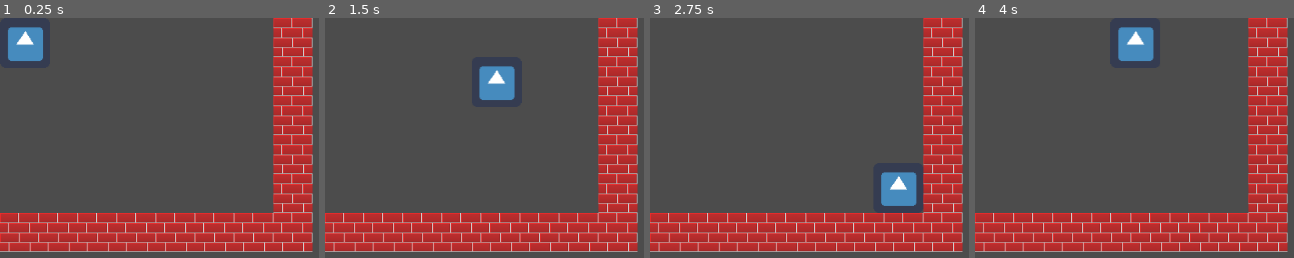
Above: before the commit, frames 1-4 (left to right).
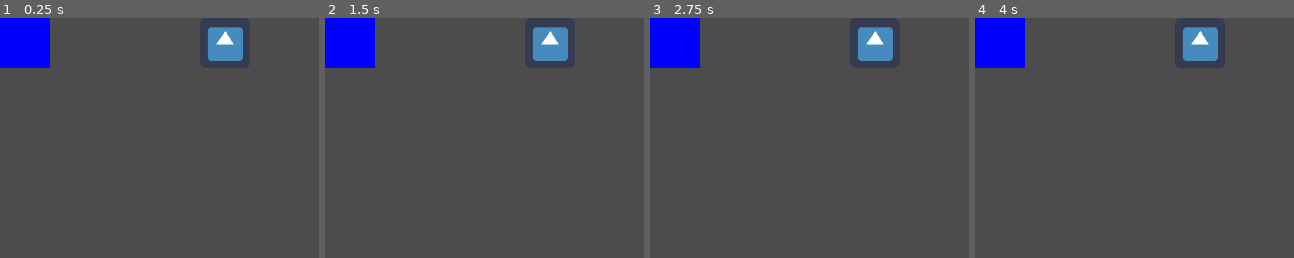
Above: after the commit, the same moments.

Repository: juckso/ICgame
Game: Godot game, scene res://scenes/starter-scene.tscn
Same seed, same stepped clock (60 frames per second), same inputs: the game is played once before the commit and once after it. The engine's default icon, where the game draws it, is replaced by a stand-in: a white triangle on a blue panel in a dark square.
Inputs (mouse positions are in pixels of both pictures, inside the frame that each line leads up to):
- Up to frame 1 (0.25 s): no input
- Up to frame 2 (1.5 s): tap Enter at 0.5 s; move the mouse to (outside the picture) at 0.52 s; press the mouse at (outside the picture) at 0.53 s; hold Right (ui_right) 0.53-1.28 s; move the mouse to (outside the picture) at 1.27 s; release the mouse at (outside the picture) at 1.28 s; hold Down (ui_down) from 1.28 s (still down); click (outside the picture) at 1.35 s
- Up to frame 3 (2.75 s): move the mouse to (outside the picture) at 2.02 s; release Down (ui_down) at 2.03 s; press the mouse at (outside the picture) at 2.03 s; hold Right (ui_right) from 2.03 s (still down)
- Up to frame 4 (4 s): tap Space at 2.75 s; move the mouse to (outside the picture) at 2.77 s; release Right (ui_right) at 2.78 s; release the mouse at (outside the picture) at 2.78 s; hold Up (ui_up) 2.78-3.53 s; click (outside the picture) at 2.85 s; move the mouse to (outside the picture) at 3.52 s; press the mouse at (outside the picture) at 3.53 s; hold Left (ui_left) from 3.53 s (still down)

The runs differ from the first frame. In frame 1, 31% of the frame differs, in the area x 0-99%, y 0-98%; in frame 2, 33%; in frame 3, 33%; in frame 4, 33%.

Commit message:
scratch previous and overhall but not ready

Diff:
--- /dev/null
+++ b/dumb.gd
@@ -0,0 +1,14 @@
+extends Control
+
+# class member variables go here, for example:
+# var a = 2
+# var b = "textvar"
+
+func _ready():
+	# Called every time the node is added to the scene.
+	# Initialization here
+	pass
+
+func _draw():
+	draw_rect(Rect2(0, 0, 64, 64), Color(0,0,1), true)
+	pass
--- a/project.godot
+++ b/project.godot
@@ -14,6 +14,11 @@
 run/main_scene="res://scenes/starter-scene.tscn"
 config/icon="res://icon.png"
 
+[input]
+
+ui_click=[ Object(InputEventMouseButton,"resource_local_to_scene":false,"resource_name":"","device":0,"alt":false,"shift":false,"control":false,"meta":false,"command":false,"button_mask":0,"position":Vector2( 0, 0 ),"global_position":Vector2( 0, 0 ),"factor":1.0,"button_index":1,"pressed":false,"doubleclick":false,"script":null)
+ ]
+
 [rendering]
 
 environment/default_environment="res://default_env.tres"
--- /dev/null
+++ b/scenes/Dungeon_Master.gd
@@ -0,0 +1,36 @@
+extends Node2D
+
+const Grid = preload("res://scripts/Grid.gd")
+const Player_Character = preload("res://scripts/Player_Character.gd")
+
+var board
+var players
+
+var turn
+var curr_player_idx
+
+func _ready():
+	board = null
+	players = []
+	for child in get_children():
+		if child is Grid and board == null:
+			board = child
+		elif child is Player_Character:
+			child.set_dungeon_master(self)
+			players.append(child)
+
+	turn = 0
+	curr_player_idx = 0
+	players[curr_player_idx].new_turn(turn)
+	set_process(true)
+
+func _process(delta):
+	if players[curr_player_idx].current_turn():
+		players[curr_player_idx].exit_turn()
+		curr_player_idx = (curr_player_idx + 1) % players.size()
+		if(curr_player_idx == 0):
+			turn += 1
+		players[curr_player_idx].new_turn(turn)
+
+func get_board():
+	return board
--- /dev/null
+++ b/scenes/piece-scene.tscn
@@ -0,0 +1,15 @@
+[gd_scene load_steps=3 format=2]
+
+[ext_resource path="res://scripts/Piece.gd" type="Script" id=1]
+[ext_resource path="res://icon.png" type="Texture" id=2]
+
+[node name="Piece" type="Node2D"]
+
+script = ExtResource( 1 )
+player_character_path = null
+
+[node name="Sprite" type="Sprite" parent="." index="0"]
+
+texture = ExtResource( 2 )
+centered = false
+_sections_unfolded = [ "Offset" ]
--- a/scenes/player-scene.tscn
+++ b/scenes/player-scene.tscn
@@ -1,30 +1,79 @@
-[gd_scene load_steps=4 format=2]
+[gd_scene load_steps=2 format=2]
 
 [ext_resource path="res://scripts/Player.gd" type="Script" id=1]
-[ext_resource path="res://icon.png" type="Texture" id=2]
 
-[sub_resource type="RectangleShape2D" id=1]
+[node name="Player" type="Control"]
 
-custom_solver_bias = 0.0
-extents = Vector2( 32, 32 )
+anchor_left = 0.0
+anchor_top = 0.0
+anchor_right = 0.0
+anchor_bottom = 0.0
+rect_pivot_offset = Vector2( 0, 0 )
+mouse_filter = 0
+size_flags_horizontal = 1
+size_flags_vertical = 1
+script = ExtResource( 1 )
 
-[node name="Player" type="KinematicBody2D" index="0"]
+[node name="MarginConatiner" type="MarginContainer" parent="." index="0"]
 
-input_pickable = true
-collision_layer = 1
-collision_mask = 1
-collision/safe_margin = 0.08
-script = ExtResource( 1 )
-speed = 250
+anchor_left = 0.0
+anchor_top = 0.0
+anchor_right = 0.0
+anchor_bottom = 0.0
+margin_right = 40.0
+margin_bottom = 40.0
+rect_pivot_offset = Vector2( 0, 0 )
+mouse_filter = 0
+size_flags_horizontal = 1
+size_flags_vertical = 1
 
-[node name="Sprite" type="Sprite" parent="." index="0"]
+[node name="HBoxContainer" type="HBoxContainer" parent="MarginConatiner" index="0"]
 
-texture = ExtResource( 2 )
-centered = false
-_sections_unfolded = [ "Offset" ]
+anchor_left = 0.0
+anchor_top = 0.0
+anchor_right = 0.0
+anchor_bottom = 0.0
+margin_left = 8.0
+margin_right = 40.0
+margin_bottom = 40.0
+rect_pivot_offset = Vector2( 0, 0 )
+mouse_filter = 1
+size_flags_horizontal = 1
+size_flags_vertical = 1
+alignment = 0
 
-[node name="CollisionShape2D" type="CollisionShape2D" parent="." index="1"]
+[node name="Label" type="Label" parent="MarginConatiner/HBoxContainer" index="0"]
 
-position = Vector2( 32, 32 )
-shape = SubResource( 1 )
-_sections_unfolded = [ "Transform" ]
+anchor_left = 0.0
+anchor_top = 0.0
+anchor_right = 0.0
+anchor_bottom = 0.0
+margin_top = 13.0
+margin_right = 28.0
+margin_bottom = 27.0
+rect_pivot_offset = Vector2( 0, 0 )
+mouse_filter = 2
+size_flags_horizontal = 1
+size_flags_vertical = 4
+text = "Turn"
+percent_visible = 1.0
+lines_skipped = 0
+max_lines_visible = -1
+
+[node name="PopupMenu" type="PopupMenu" parent="." index="1"]
+
+visible = false
+anchor_left = 0.0
+anchor_top = 0.0
+anchor_right = 0.0
+anchor_bottom = 0.0
+margin_right = 20.0
+margin_bottom = 20.0
+rect_pivot_offset = Vector2( 0, 0 )
+mouse_filter = 0
+size_flags_horizontal = 1
+size_flags_vertical = 1
+popup_exclusive = false
+items = [  ]
+
+[connection signal="id_pressed" from="PopupMenu" to="." method="_on_PopupMenu_id_pressed"]
--- a/scenes/starter-scene.tscn
+++ b/scenes/starter-scene.tscn
@@ -1,29 +1,37 @@
-[gd_scene load_steps=3 format=2]
+[gd_scene load_steps=6 format=2]
 
-[ext_resource path="res://tilesets/starter-tileset.tres" type="TileSet" id=1]
-[ext_resource path="res://scenes/player-scene.tscn" type="PackedScene" id=2]
+[ext_resource path="res://scenes/Dungeon_Master.gd" type="Script" id=1]
+[ext_resource path="res://scripts/Grid.gd" type="Script" id=2]
+[ext_resource path="res://scenes/piece-scene.tscn" type="PackedScene" id=3]
+[ext_resource path="res://scenes/player-scene.tscn" type="PackedScene" id=4]
+[ext_resource path="res://scripts/Bot.gd" type="Script" id=5]
 
-[node name="Node2D" type="Node2D"]
+[node name="Node2D" type="Node2D" index="0"]
 
-[node name="TileMap" type="TileMap" parent="." index="0"]
+[node name="Dungeon Master" type="Node2D" parent="." index="0"]
 
-mode = 0
-tile_set = ExtResource( 1 )
-cell_size = Vector2( 50, 50 )
-cell_quadrant_size = 16
-cell_custom_transform = Transform2D( 1, 0, 0, 1, 0, 0 )
-cell_half_offset = 2
-cell_tile_origin = 0
-cell_y_sort = false
-cell_clip_uv = false
-collision_use_kinematic = false
-collision_friction = 1.0
-collision_bounce = 0.0
-collision_layer = 1
-collision_mask = 1
-occluder_light_mask = 1
-format = 1
-tile_data = PoolIntArray( -65536, 0, 0, -65535, 0, 0, -65534, 0, 0, -65533, 0, 0, -65532, 0, 0, -65531, 0, 0, -65530, 0, 0, 65535, 0, 0, 7, 0, 0, 131071, 0, 0, 65543, 0, 0, 196607, 0, 0, 131079, 0, 0, 262143, 0, 0, 196615, 0, 0, 327679, 0, 0, 262151, 0, 0, 327680, 0, 0, 327681, 0, 0, 327682, 0, 0, 327683, 0, 0, 327684, 0, 0, 327685, 0, 0, 327686, 0, 0, 327687, 0, 0 )
-_sections_unfolded = [ "Cell" ]
+script = ExtResource( 1 )
 
-[node name="Player" parent="." index="1" instance=ExtResource( 2 )]
+[node name="Grid" type="Node2D" parent="Dungeon Master" index="0"]
+
+script = ExtResource( 2 )
+GRID_WIDTH = 100
+GRID_HEIGHT = 100
+CELL_WIDTH = 64
+CELL_HEIGHT = 64
+
+[node name="Piece" parent="Dungeon Master/Grid" index="0" instance=ExtResource( 3 )]
+
+position = Vector2( 297.572, 56.2813 )
+_sections_unfolded = [ "Transform" ]
+player_character_path = NodePath("../../Player")
+
+[node name="Player" parent="Dungeon Master" index="1" instance=ExtResource( 4 )]
+
+margin_right = 64.0
+margin_bottom = 64.0
+_sections_unfolded = [ "Rect" ]
+
+[node name="Bot" type="Node2D" parent="Dungeon Master" index="2"]
+
+script = ExtResource( 5 )
--- /dev/null
+++ b/scripts/Bot.gd
@@ -0,0 +1,13 @@
+extends "res://scripts/Player_Character.gd"
+
+func _ready():
+	pass
+
+func new_turn(turn):
+	pass
+
+func current_turn():
+	return false
+
+func exit_turn():
+	pass
--- /dev/null
+++ b/scripts/Grid.gd
@@ -0,0 +1,68 @@
+extends Node2D
+
+export (int) var GRID_WIDTH = 10
+export (int) var GRID_HEIGHT = 10
+export (int) var CELL_WIDTH = 32
+export (int) var CELL_HEIGHT = 32
+
+const Piece = preload("res://scripts/Piece.gd")
+
+var grid
+
+func _ready():
+	grid = []
+	for x in range(GRID_WIDTH):
+		grid.append([])
+		for y in range(GRID_HEIGHT):
+			grid[x].append(null)
+	set_process(true)
+
+	for child in get_children():
+		if child is Piece:
+			var child_pos = child.position
+			child_pos.x = floor(child_pos.x/CELL_WIDTH)
+			child_pos.y = floor(child_pos.y/CELL_HEIGHT)
+			if child_pos.x < GRID_WIDTH and child_pos.y < GRID_HEIGHT and grid[child_pos.x][child_pos.y] == null:
+				child.position = Vector2(child_pos.x * CELL_WIDTH, child_pos.y * CELL_HEIGHT)
+				child.set_board(self)
+				grid[child_pos.x][child_pos.y] = child
+
+func get_pieces():
+	var pieces = []
+	for x in range(GRID_WIDTH):
+		for y in range(GRID_HEIGHT):
+			pieces.append({"x": x, "y": y, "piece": grid[x][y]})
+	return pieces
+
+func pos_to_gpos(pos):
+	var gpos = pos
+	gpos.x = floor(gpos.x/CELL_WIDTH)
+	gpos.y = floor(gpos.y/CELL_HEIGHT)
+	return gpos
+
+func is_valid_gpos(gpos):
+	if gpos.x >= 0 and gpos.y >= 0 and gpos.x < GRID_WIDTH and gpos.y < GRID_HEIGHT:
+		return true
+	return false
+
+func get_piece(gpos):
+	if is_valid_gpos(gpos):
+		return grid[gpos.x][gpos.y]
+	return null
+
+func move_piece(piece, pos):
+	var gpos = pos_to_gpos(pos)
+	if is_valid_gpos(gpos) and grid[gpos.x][gpos.y] == null:
+		for x in range(GRID_WIDTH):
+			for y in range(GRID_HEIGHT):
+				if grid[x][y] == piece:
+					grid[gpos.x][gpos.y] = piece
+					grid[x][y] = null
+					return true
+	return false
+
+func _process(delta):
+	for x in range(GRID_WIDTH):
+		for y in range(GRID_HEIGHT):
+			if grid[x][y] != null:
+				grid[x][y].position = Vector2(x * CELL_WIDTH, y * CELL_HEIGHT)
--- /dev/null
+++ b/scripts/Piece.gd
@@ -0,0 +1,22 @@
+extends Node2D
+
+export (NodePath) var player_character_path
+var player_character
+var board
+
+func _ready():
+	player_character = get_node(player_character_path)
+
+func set_board(b):
+	board = b
+
+func get_moves():
+	var moves = []
+	moves.append({"name":"Walk", "call":funcref(self,"walk"), "is_valid":funcref(self,"walk_is_valid")})
+	return moves
+
+func walk_is_valid(gpos):
+	return true
+
+func walk(pos):
+	return board.move_piece(self, pos)
--- /dev/null
+++ b/scripts/Player Character.gd
@@ -0,0 +1,15 @@
+extends Node
+
+# class member variables go here, for example:
+# var a = 2
+# var b = "textvar"
+
+func _ready():
+	# Called every time the node is added to the scene.
+	# Initialization here
+	pass
+
+#func _process(delta):
+#	# Called every frame. Delta is time since last frame.
+#	# Update game logic here.
+#	pass
--- a/scripts/Player.gd
+++ b/scripts/Player.gd
@@ -1,25 +1,55 @@
-extends KinematicBody2D
+extends "res://scripts/Player_Character.gd"
 
-var screensize
-export (int) var speed = 250
+enum STATE{AVAILABLE, TURNING, POPPING, POPUP, TURNING2, TURNED}
+
+var label
+var popup
+var state
+var move_list
 
 func _ready():
-	screensize = get_viewport_rect().size
+	label = get_child(0).get_child(0).get_child(0)
+	state = STATE.AVAILABLE
+	popup = get_child(1)
 	set_process(true)
+	set_process_input(true)
+
+func new_turn(turn):
+	label.text = "TURN: " + String(turn)
+	state = STATE.TURNING
+
+func current_turn():
+	if state == STATE.TURNED:
+		return true
+	else:
+		return false
 
 func _process(delta):
-	var posD = Vector2()
-	if(Input.is_action_pressed("ui_up")):
-		posD.y -= 1
-	if(Input.is_action_pressed("ui_right")):
-		posD.x += 1
-	if(Input.is_action_pressed("ui_down")):
-		posD.y += 1
-	if(Input.is_action_pressed("ui_left")):
-		posD.x -= 1
-	#position += posD.normalized() * speed * delta
+	if state == STATE.POPPING:
+		popup.popup()
+		state = STATE.POPUP
 
-	#position.x = clamp(position.x, 0, screensize.x)
-	#position.y = clamp(position.y, 0, screensize.y)
+func _input(ev):
+	if state == STATE.TURNING:
+		if ev.is_action_pressed("ui_click"):
+			var board = dungeon_master.get_board()
+			var piece = board.get_piece(board.pos_to_gpos(ev.position))
+			if piece != null && piece.player_character == self:
+				popup.clear()
+				popup.set_global_position(ev.position)
+				move_list = piece.get_moves()
+				for move in move_list:
+					popup.add_item(move.name)
+				state = STATE.POPPING
 
-	move_and_slide(posD.normalized() * speed)
+func _on_PopupMenu_id_pressed(id):
+	print(move_list[id].is_valid.call_func(Vector2()))
+	state = STATE.TURNING2
+	update()
+
+func _draw():
+	if state == STATE.TURNING2:
+		var board = dungeon_master.get_board()
+		for x in range(board.GRID_WIDTH):
+			for y in range(board.GRID_HEIGHT):
+				draw_rect(Rect2(Vector2(x*board.CELL_WIDTH, y*board.CELL_HEIGHT), Vector2(board.CELL_WIDTH, board.CELL_HEIGHT)), Color(0,0,1), true)
--- /dev/null
+++ b/scripts/Player_Character.gd
@@ -0,0 +1,21 @@
+extends CanvasItem
+
+var dungeon_master = null
+
+func _ready():
+	pass
+
+func new_turn(turn):
+	pass
+
+func current_turn():
+	return true
+
+func exit_turn():
+	pass
+
+func set_dungeon_master(dm):
+	dungeon_master = dm
+
+func _draw():
+	draw_rect(Rect2(0, 0, 64, 64), Color(0,0,1), true)
